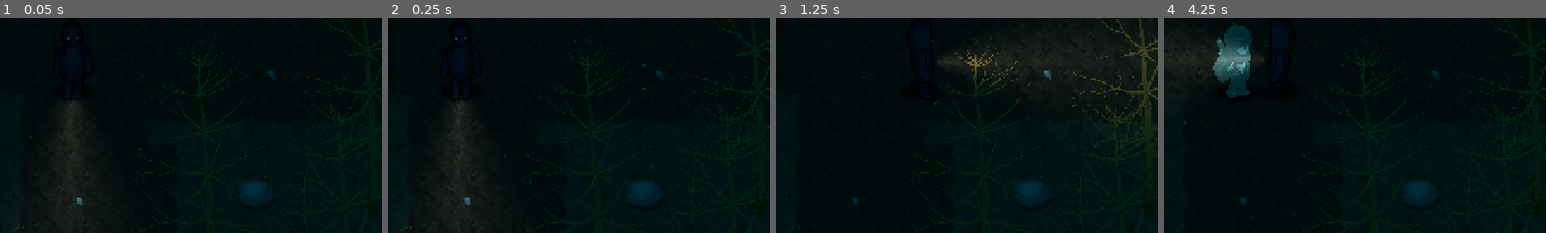
Above: before the commit, frames 1-4 (left to right).
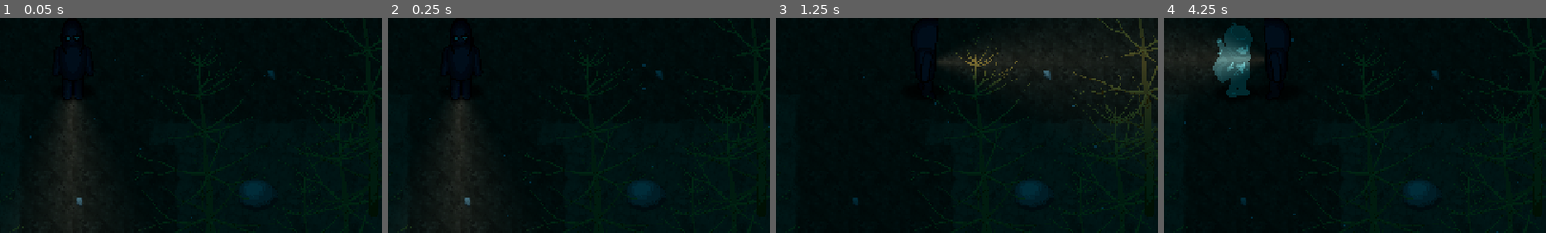
Above: after the commit, the same moments.

Repository: Schoji/horouge
Game: Godot game, scene res://Scenes/playground.tscn
The game is run twice, just before and just after one commit, with the same random seed, the same clock (stepped at 60 frames per second) and the same inputs.
Inputs (mouse positions are % of the whole screen's width and height, from its top left):
- Up to frame 1 (0.05 s): no input
- Up to frame 2 (0.25 s): no input
- Up to frame 3 (1.25 s): move the mouse to (72, 45) at 0.52 s; press the mouse at (72, 45) at 0.53 s; hold D (right) from 0.53 s (still down)
- Up to frame 4 (4.25 s): move the mouse to (30, 55) at 1.27 s; release D (right) at 1.28 s; release the mouse at (30, 55) at 1.28 s; hold S (down) 1.28-2.03 s; click (30, 55) at 1.35 s; move the mouse to (60, 28) at 2.02 s; press the mouse at (60, 28) at 2.03 s; hold D (right) 2.03-2.78 s; move the mouse to (45, 70) at 2.77 s; release the mouse at (45, 70) at 2.78 s; hold W (up) 2.78-3.53 s; click (45, 70) at 2.85 s; move the mouse to (80, 65) at 3.52 s; press the mouse at (80, 65) at 3.53 s; hold A (left) from 3.53 s (still down)
The pictures show only the part of the screen within x 47-97%, y 42-92%; the shares and areas given below are measured in that part.

Frame 1 is identical in both runs. In frame 3, 0.1% of the frame differs, in the area x 37-42%, y 3-30%; in frame 4, 0.1%.

Commit message:
Updated player animations.

Diff:
--- /dev/null
+++ b/GeneralNodes/Spawner.gd
@@ -0,0 +1,21 @@
+class_name spawner extends Node2D
+
+@export var num_monsters: int = 10
+
+var enemy = preload("res://Enemy/Enemy.tscn")
+
+func _ready() -> void:
+	spawn_enemies()
+
+func spawn_enemies() -> void:
+	for i in num_monsters:
+		var obj = enemy.instantiate()
+
+		# Losowa pozycja w promieniu od spawnera
+		var random_offset = Vector2(
+			randf_range(0, get_viewport_rect().size[0]),
+			randf_range(0, get_viewport_rect().size[1])
+		)
+
+		obj.global_position = random_offset
+		get_tree().root.get_node("Playground").add_child.call_deferred(obj)
--- a/Player/Player.tscn
+++ b/Player/Player.tscn
@@ -16,6 +16,18 @@
 
 [sub_resource type="Animation" id="Animation_8g4oa"]
 length = 0.001
+tracks/0/type = "value"
+tracks/0/imported = false
+tracks/0/enabled = true
+tracks/0/path = NodePath("Sprite2D:frame")
+tracks/0/interp = 1
+tracks/0/loop_wrap = true
+tracks/0/keys = {
+"times": PackedFloat32Array(0),
+"transitions": PackedFloat32Array(1),
+"update": 1,
+"values": [82]
+}
 
 [sub_resource type="Animation" id="Animation_v0k0e"]
 resource_name = "attack_down"
@@ -30,7 +42,7 @@
 "times": PackedFloat32Array(0, 0.1),
 "transitions": PackedFloat32Array(1, 1),
 "update": 0,
-"values": [32, 43]
+"values": [33, 43]
 }
 
 [sub_resource type="Animation" id="Animation_p7tob"]
@@ -43,10 +55,10 @@
 tracks/0/interp = 1
 tracks/0/loop_wrap = true
 tracks/0/keys = {
-"times": PackedFloat32Array(0, 0.2),
-"transitions": PackedFloat32Array(1, 1),
-"update": 0,
-"values": [27, 29]
+"times": PackedFloat32Array(0, 0.16666667),
+"transitions": PackedFloat32Array(1, 1),
+"update": 0,
+"values": [44, 54]
 }
 
 [sub_resource type="Animation" id="Animation_5wa8t"]
@@ -79,7 +91,7 @@
 "times": PackedFloat32Array(0, 0.6),
 "transitions": PackedFloat32Array(1, 1),
 "update": 0,
-"values": [80, 87]
+"values": [80, 85]
 }
 
 [sub_resource type="Animation" id="Animation_vlldt"]
@@ -96,7 +108,7 @@
 "times": PackedFloat32Array(0, 0.6),
 "transitions": PackedFloat32Array(1, 1),
 "update": 1,
-"values": [6, 8]
+"values": [88, 95]
 }
 
 [sub_resource type="Animation" id="Animation_6ysni"]
@@ -110,10 +122,10 @@
 tracks/0/interp = 1
 tracks/0/loop_wrap = true
 tracks/0/keys = {
-"times": PackedFloat32Array(0, 0.3, 0.6),
-"transitions": PackedFloat32Array(1, 1, 1),
-"update": 1,
-"values": [3, 4, 5]
+"times": PackedFloat32Array(0, 0.6),
+"transitions": PackedFloat32Array(1, 1),
+"update": 0,
+"values": [104, 109]
 }
 
 [sub_resource type="Animation" id="Animation_j23h2"]
@@ -144,10 +156,10 @@
 tracks/0/interp = 1
 tracks/0/loop_wrap = true
 tracks/0/keys = {
-"times": PackedFloat32Array(0, 0.1, 0.2, 0.3),
-"transitions": PackedFloat32Array(1, 1, 1, 1),
-"update": 1,
-"values": [17, 18, 19, 20]
+"times": PackedFloat32Array(0, 0.3),
+"transitions": PackedFloat32Array(1, 1),
+"update": 0,
+"values": [11, 21]
 }
 
 [sub_resource type="Animation" id="Animation_s1rgi"]
@@ -443,7 +455,7 @@
 texture = ExtResource("2_j23h2")
 hframes = 11
 vframes = 10
-frame = 23
+frame = 82
 
 [node name="AttackEffectSprite" type="Sprite2D" parent="Sprite2D"]
 position = Vector2(0, -16)
--- a/project.godot
+++ b/project.godot
@@ -19,8 +19,8 @@
 
 window/size/viewport_width=480
 window/size/viewport_height=270
-window/size/window_width_override=1000
-window/size/window_height_override=700
+window/size/window_width_override=1920
+window/size/window_height_override=1080
 window/stretch/mode="viewport"
 
 [input]
Not shown, added: GeneralNodes/Spawner.gd.uid
Not shown: 1 places in Scenes/playground.tscn that only renumber resources
